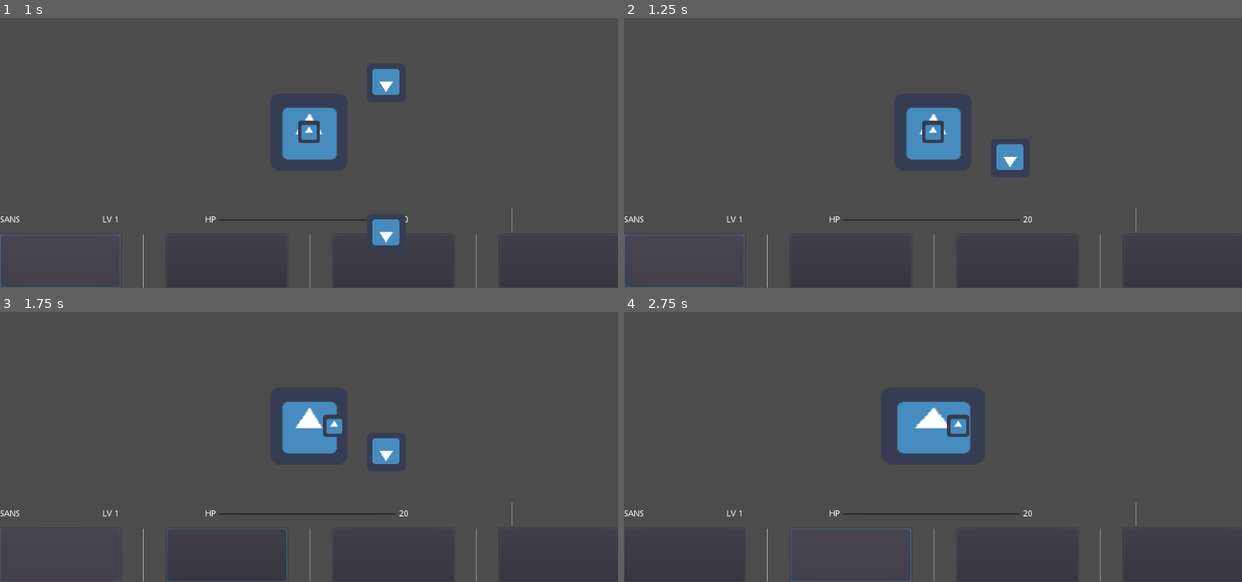
Above: before the commit, frames 1-4 (two rows, left to right).
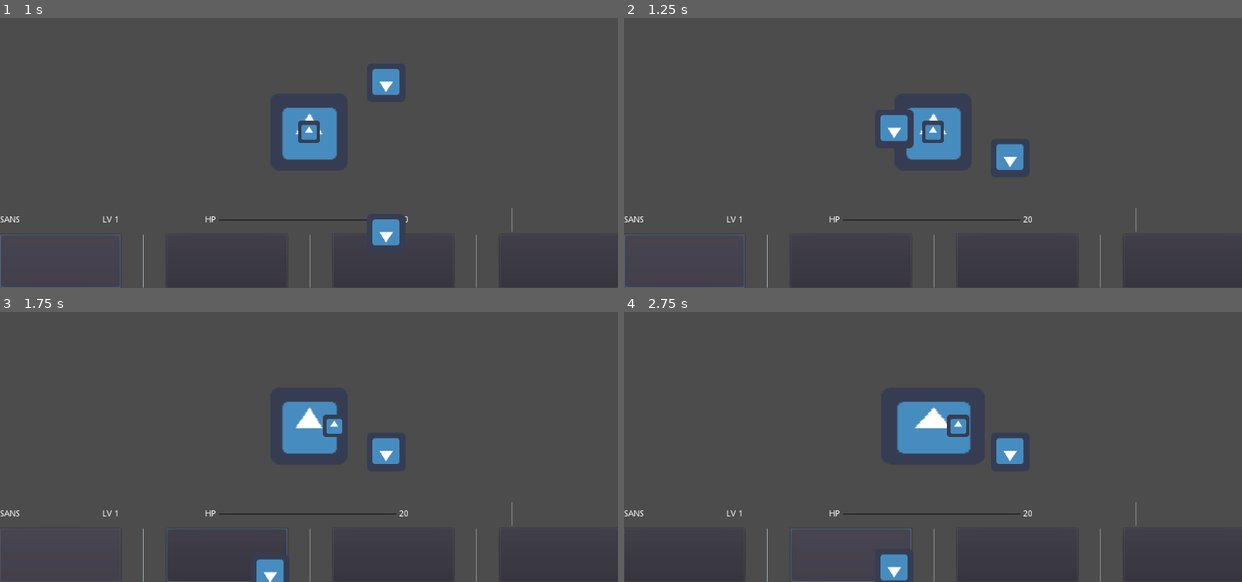
Above: after the commit, the same moments.

Repository: PanquecaFuriosa/minijuego_DELU
Game: Godot game, scene res://Fightscene.tscn
Two runs of this game, one before a commit and one after it. Both use one fixed random seed, a clock stepped at 60 frames per second and the inputs below. This scene is started directly instead of the project's main scene. The engine's default icon, where the game draws it, is replaced by a stand-in: a white triangle on a blue panel in a dark square.
Inputs (mouse positions are in pixels of both pictures, inside the frame that each line leads up to):
- Up to frame 1 (1 s): click (61, 261) at 0.5 s
- Up to frame 2 (1.25 s): no input
- Up to frame 3 (1.75 s): hold Right (move_right) from 1.28 s (still down)
- Up to frame 4 (2.75 s): release Right (move_right) at 2 s; click (852, 555) at 2 s

Frame 1 is identical in both runs. In frame 2, 0.6% of the frame differs, in the area x 41-47%, y 34-49%; in frame 3, 0.4%; in frame 4, 0.9%, in the area x 40-65%, y 46-100%.

Commit message:
Player H e a l t h system

Diff:
--- a/Mini_Undertale/Escenas/Proyectil.tscn
+++ b/Mini_Undertale/Escenas/Proyectil.tscn
@@ -6,6 +6,8 @@
 [sub_resource type="CapsuleShape2D" id=1]
 
 [node name="Proyectil" type="Area2D"]
+collision_layer = 2147483656
+collision_mask = 2
 script = ExtResource( 1 )
 
 [node name="CollisionShape2D" type="CollisionShape2D" parent="."]
--- a/Mini_Undertale/Health.gd
+++ b/Mini_Undertale/Health.gd
@@ -1,6 +1,6 @@
 extends Node2D
 
-
+onready var player = get_parent()
 var max_hp :int = PlayerVariables.max_hp
 var current_hp :int = PlayerVariables.current_hp
 
@@ -21,4 +21,12 @@
 		Die()
 
 func Die():
+	#Desactivar hitbox
+	player.get_node("CollisionShape2D").set_deferred('disabled',true)
+
+	#Desactivar movimiento
+	player.get_node("Movement").set_physics_process(false)
+
+	#Aqui seria la transicion a la escena GAME OVER
+
 	print('Ded')
--- a/Mini_Undertale/MovingEntity.tscn
+++ b/Mini_Undertale/MovingEntity.tscn
@@ -6,6 +6,8 @@
 extents = Vector2( 32, 31 )
 
 [node name="MovingEntity" type="KinematicBody2D"]
+collision_layer = 2
+collision_mask = 9
 
 [node name="CollisionShape2D" type="CollisionShape2D" parent="."]
 shape = SubResource( 1 )
--- a/Mini_Undertale/Scripts/Proyectil.gd
+++ b/Mini_Undertale/Scripts/Proyectil.gd
@@ -1,6 +1,7 @@
 extends Area2D
-export var velocidad = 500
-var trayecto = Vector2.ZERO
+export(float) var velocidad = 500
+var trayecto :Vector2 = Vector2.ZERO
+export(int) var damage :int = 5
 
 func elegir_trayectoria():
 	if get_rotation_degrees() > -5 and get_rotation_degrees() < 5:
@@ -16,4 +17,5 @@
 	translate(trayecto * delta)
 
 func _on_Proyectil_body_entered(body):
-	self.queue_free()
+	self.call_deferred('queue_free')
+	body.get_node('Health').Health_Update(damage)
--- a/Mini_Undertale/main.tscn
+++ b/Mini_Undertale/main.tscn
@@ -28,6 +28,8 @@
 [node name="Player" parent="." instance=ExtResource( 1 )]
 position = Vector2( 201.311, 182.74 )
 z_index = 1
+collision_layer = 1
+collision_mask = 1
 speed = 200.0
 
 [node name="TileMap" type="TileMap" parent="."]
--- a/Mini_Undertale/project.godot
+++ b/Mini_Undertale/project.godot
@@ -27,6 +27,10 @@
 [autoload]
 
 PlayerVariables="*res://player_variables.gd"
+
+[global]
+
+Layer=false
 
 [input]
 
@@ -60,6 +64,17 @@
  ]
 }
 
+[layer_names]
+
+2d_render/layer_1="wall"
+2d_physics/layer_1="wall"
+2d_render/layer_2="player"
+2d_physics/layer_2="player"
+2d_render/layer_3="enemy"
+2d_physics/layer_3="enemy"
+2d_render/layer_4="enemy projectile"
+2d_physics/layer_4="enemy projectile"
+
 [rendering]
 
 quality/driver/driver_name="GLES2"
